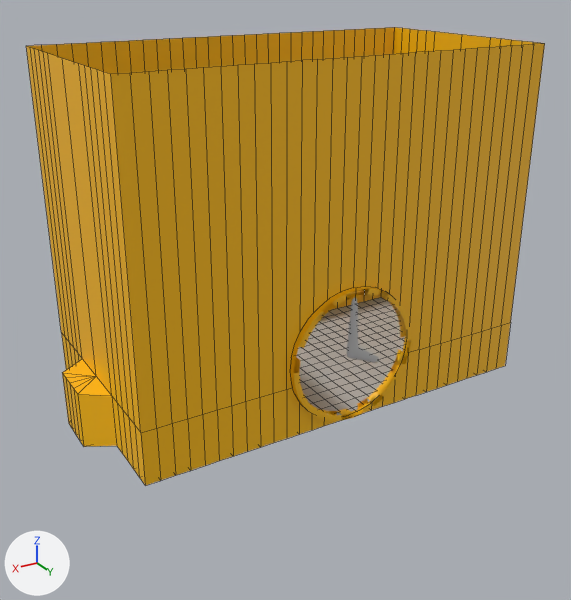
The FBX model Assets/3D Models/arenaNEW.fbx, before and after one commit.
Camera for both pictures: a camera (50 mm lens) standing at (-0.729, 0.91, 0.585) and looking at (-1.286, -0.018, 0.121). Every picture has the same lights, and +X, +Y and +Z are marked at lower left. Mesh edges are drawn as thin lines on the coarser meshes. Where no turn or scale is listed for an object, it has been applied to the vertices. Vertices at the same position are counted once.

In view in the first picture: 'arenaNew', 'clockborder'.
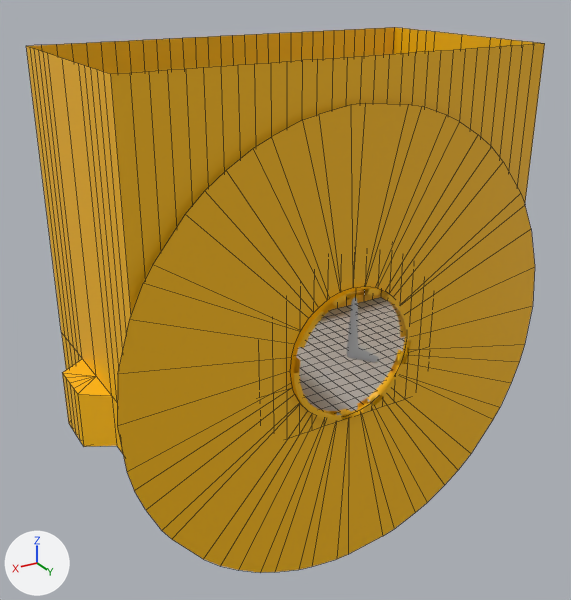
What differs and where, as boxes (x1, y1, x2, y2) in the pictures (571 x 600 px):
'arenaNew', reshaped (19% taller): before (26, 27, 545, 485); after (26, 27, 545, 572)
part 1 of me_mesh, added: after (117, 104, 535, 572)

Diff of the bpy script that builds the scene:
```diff
--- a/Assets/3D Models/arenaNEW.fbx.py
+++ b/Assets/3D Models/arenaNEW.fbx.py
@@ me_mesh @@
 # used by ob_arenanew; location = (-1.292, 0.055, 0.24)
-me_mesh.from_pydata(...)  # 748 vertices, 672 faces; spans x -0.336..0.336, y -0.234..0.086, z -0.244..0.244
+me_mesh.from_pydata(...)  # 800 vertices, 724 faces; spans x -0.336..0.336, y -0.234..0.097, z -0.471..0.244
+# me_mesh part 1
+# 52 vertices are added at x -0.331..0.331, y 0.097, z -0.471..0.192
+# 52 new faces join them, mat_wall (yellow #ffbe00)
 me_mesh.materials.append(mat_wall)
```
